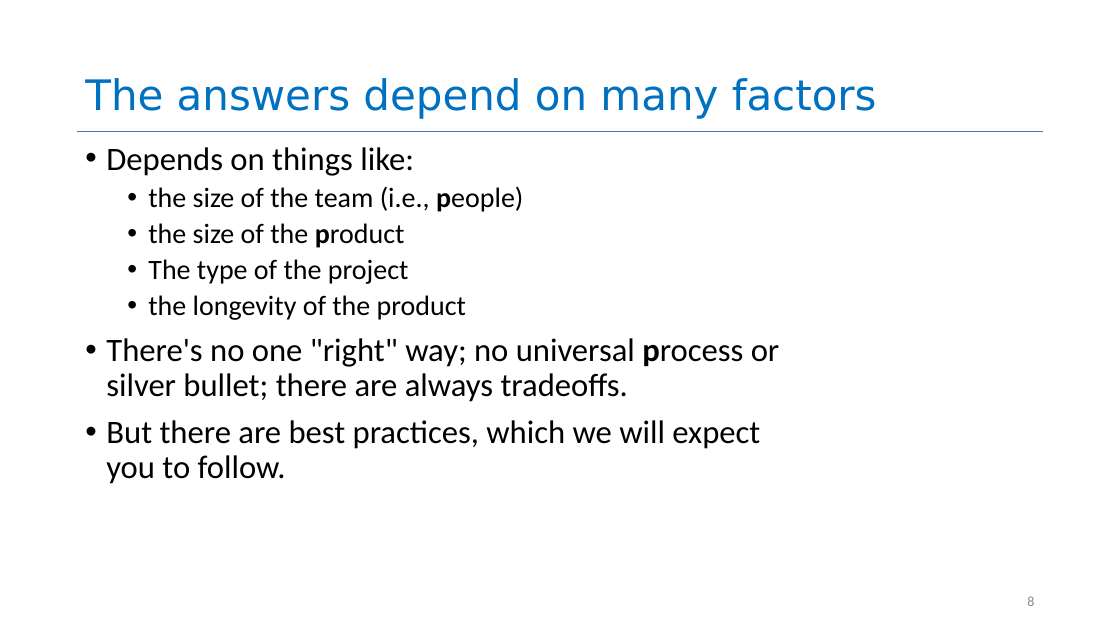
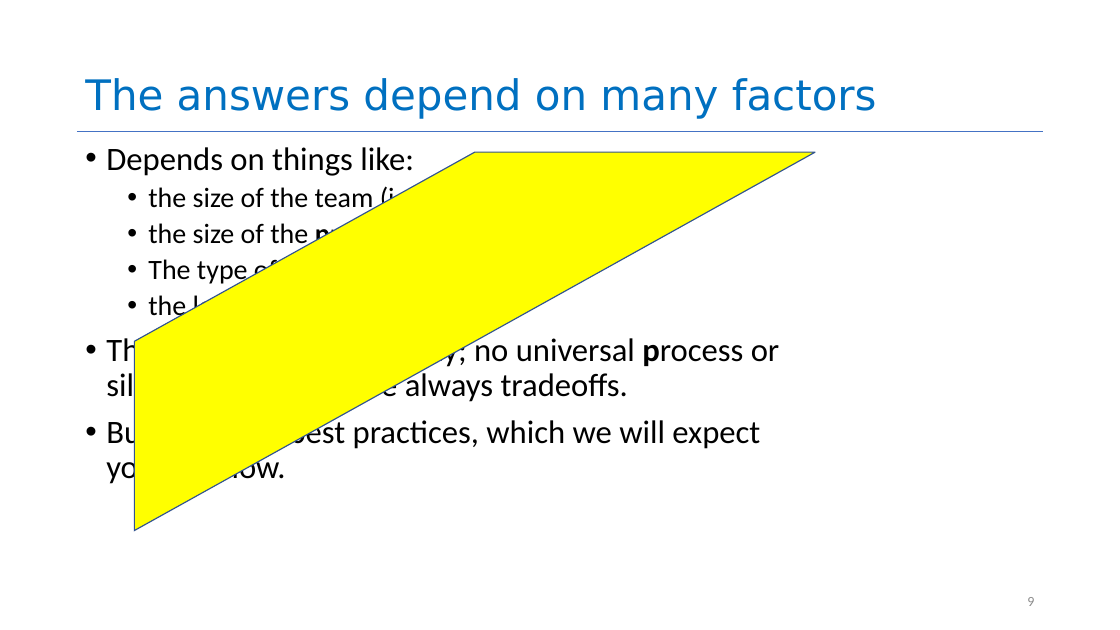
Before and after one commit to neu-se/CS4530-Spring-2024, a slide deck: slide 9 of Slides/Module 01.1 Course Introduction.pptx (slide 8 before the commit). Drawn at 1120x630 pixels with LibreOffice and Linux fonts; fonts in the diff are those of the drawing. Boxes give left, top, right and bottom in pixels: in the first picture for what was removed or moved away, otherwise in the second. Text is boxed around its words. In the diff, an @@ line names an element or a change of style, - is before the commit and + after.

```diff
--- a/Slides/Module 01.1 Course Introduction.pptx
+++ b/Slides/Module 01.1 Course Introduction.pptx
@@ diag stripe added at <box>134,152,816,531</box>, fill #FFFF00, outline #325491 1 pt @@
@@ page number at <box>1027,597,1034,606</box>: text changed @@
-8
+9
```
Also in this commit, not shown: 1 other slide changed, 2 slides added.
